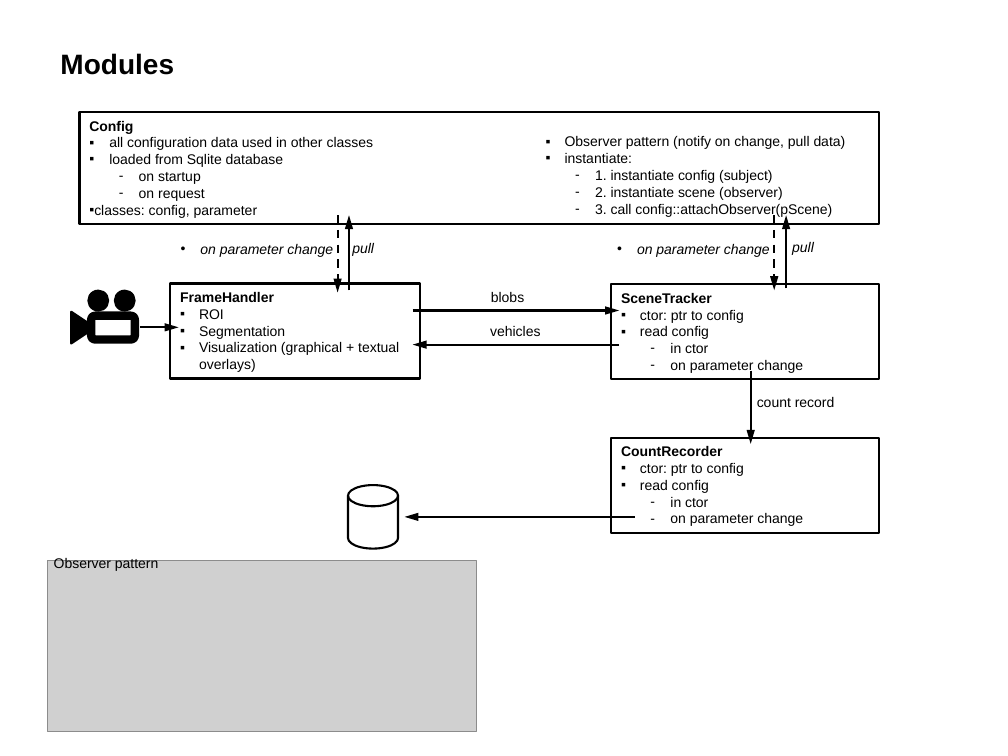
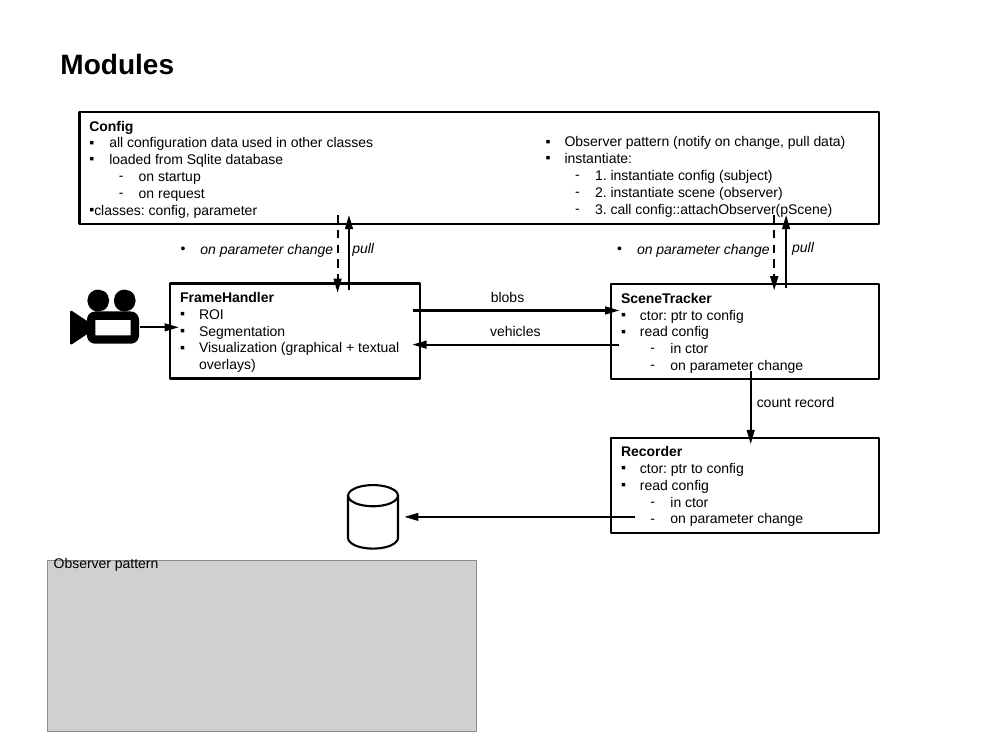
Before and after one commit to HwyToHell/CarCount, a slide deck: slide 2 of MotionDetection+ObjectTrackingV4.pptx. Drawn at 1008x756 pixels with LibreOffice and Linux fonts; fonts in the diff are those of the drawing; grey boxes stand for pictures. Boxes give left, top, right and bottom in pixels: in the first picture for what was removed or moved away, otherwise in the second. Text is boxed around its words. In the diff, an @@ line names an element or a change of style, - is before the commit and + after.

Commit message:
countVehicle refactored

```diff
--- a/MotionDetection+ObjectTrackingV4.pptx
+++ b/MotionDetection+ObjectTrackingV4.pptx
@@ text in rectangle at box(621, 446, 682, 456): text changed @@
-  CountRecorder
+  Recorder
```
Also in this commit, not shown: 9 other files.
